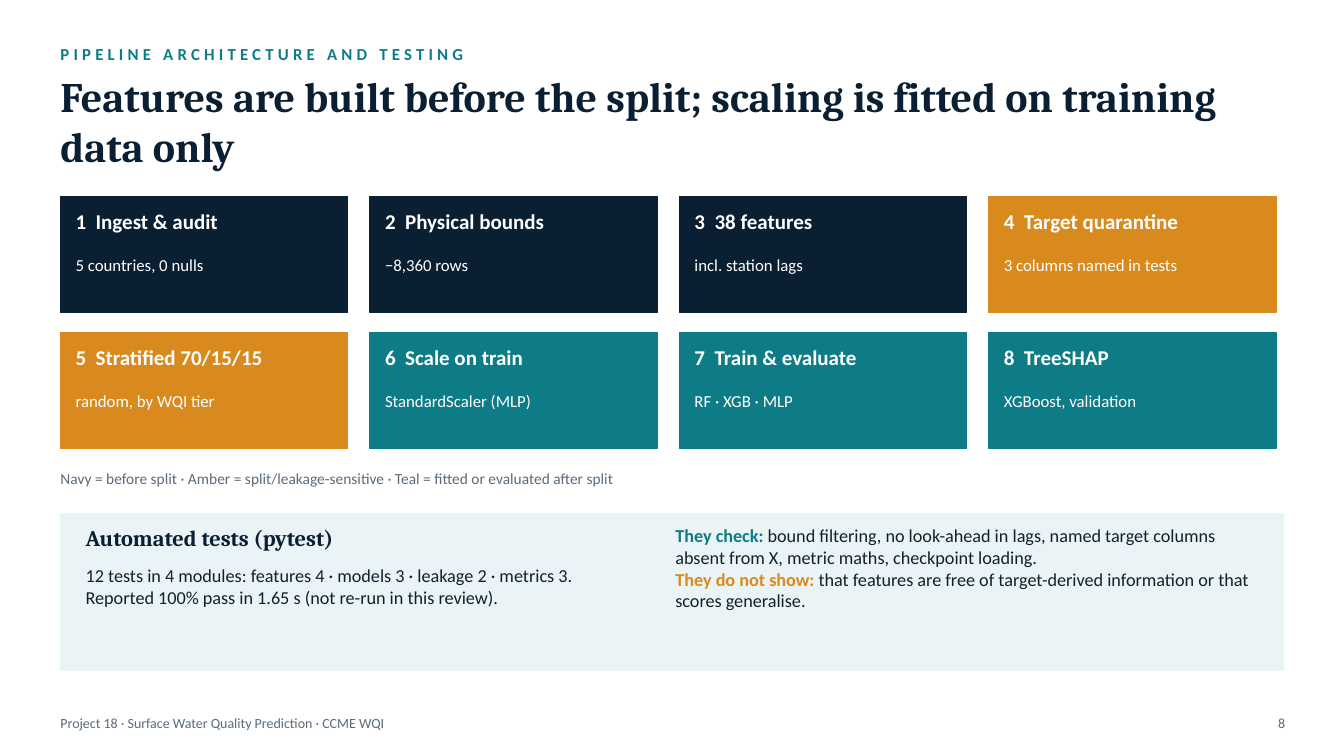
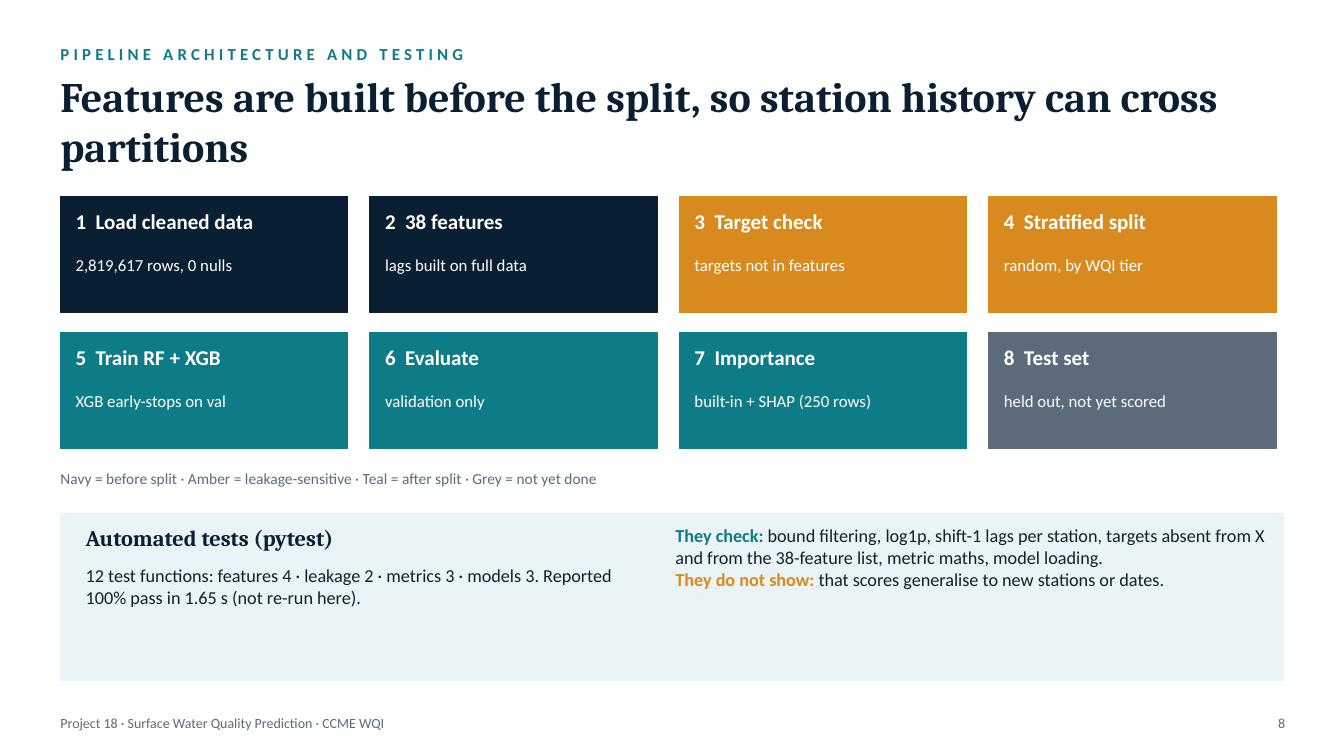
Before and after one commit to Amansoni045/Semester_5_AML_DL, a slide deck: slide 8 of final/Project_Presentation_Final.pptx. Drawn at 1344x756 pixels with LibreOffice and Linux fonts; fonts in the diff are those of the drawing. Boxes give left, top, right and bottom in pixels: in the first picture for what was removed or moved away, otherwise in the second. Text is boxed around its words. In the diff, an @@ line names an element or a change of style, - is before the commit and + after.

```diff
--- a/final/Project_Presentation_Final.pptx
+++ b/final/Project_Presentation_Final.pptx
@@ text at <box>60,82,1218,171</box>: text changed @@
-Features are built before the split; scaling is fitted on training data only
+Features are built before the split, so station history can cross partitions
@@ rectangle at <box>680,197,967,313</box>: fill #0B1F33 to #D98A1F; outline #0B1F33 1 pt to #D98A1F 1 pt @@
@@ text at <box>76,214,253,229</box>: text changed @@
-1 Ingest & audit
+1 Load cleaned data
@@ text at <box>385,214,503,229</box>: text changed @@
-2 Physical bounds
+2 38 features
@@ text at <box>694,214,822,233</box>: text changed @@
-3 38 features
+3 Target check
@@ text at <box>1004,214,1146,233</box>: text changed @@
-4 Target quarantine
+4 Stratified split
@@ text at <box>76,259,232,273</box>: text changed @@
-5 countries, 0 nulls
+2,819,617 rows, 0 nulls
@@ text at <box>385,259,527,274</box>: text changed @@
-−8,360 rows
+lags built on full data
@@ text at <box>694,259,845,274</box>: text changed @@
-incl. station lags
+targets not in features
@@ text at <box>1004,259,1143,274</box>: text changed @@
-3 columns named in tests
+random, by WQI tier
@@ rectangle at <box>60,333,348,449</box>: fill #D98A1F to #0E7C86; outline #D98A1F 1 pt to #0E7C86 1 pt @@
@@ text at <box>76,350,221,365</box>: text changed @@
-5 Stratified 70/15/15
+5 Train RF + XGB
@@ text at <box>385,350,479,365</box>: text changed @@
-6 Scale on train
+6 Evaluate
@@ text at <box>694,351,816,369</box>: text changed @@
-7 Train & evaluate
+7 Importance
@@ rectangle at <box>989,333,1276,449</box>: fill #0E7C86 to #5B6B7A; outline #0E7C86 1 pt to #5B6B7A 1 pt @@
@@ text at <box>1004,350,1089,365</box>: text changed @@
-8 TreeSHAP
+8 Test set
@@ text at <box>76,395,226,410</box>: text changed @@
-random, by WQI tier
+XGB early-stops on val
@@ text at <box>385,395,485,410</box>: text changed @@
-StandardScaler (MLP)
+validation only
@@ text at <box>694,395,871,409</box>: text changed @@
-RF · XGB · MLP
+built-in + SHAP (250 rows)
@@ text at <box>1004,395,1166,410</box>: text changed @@
-XGBoost, validation
+held out, not yet scored
@@ text at <box>60,473,596,487</box>: text changed @@
-Navy = before split · Amber = split/leakage-sensitive · Teal = fitted or evaluated after split
+Navy = before split · Amber = leakage-sensitive · Teal = after split · Grey = not yet done
@@ rectangle: place and size @@
-rectangle at <box>60,514,1284,670</box>
+rectangle at <box>60,514,1284,681</box>
@@ text at <box>675,529,1264,589</box>: text changed @@
-They check: bound filtering, no look-ahead in lags, named target columns absent from X, metric maths, checkpoint loading.
-They do not show: that features are free of target-derived information or that scores generalise.
+They check: bound filtering, log1p, shift-1 lags per station, targets absent from X and from the 38-feature list, metric maths, model loading.
+They do not show: that scores generalise to new stations or dates.
@@ text at <box>86,569,611,607</box>: text changed @@
-12 tests in 4 modules: features 4 · models 3 · leakage 2 · metrics 3. Reported 100% pass in 1.65 s (not re-run in this review).
+12 test functions: features 4 · leakage 2 · metrics 3 · models 3. Reported 100% pass in 1.65 s (not re-run here).
```
Also in this commit, not shown: 13 other slides changed, 7 other files.
